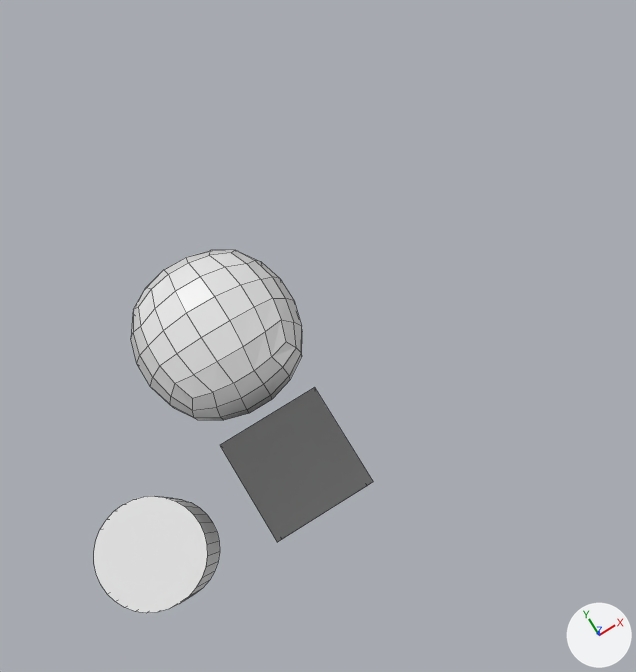
The Blender file assets/blender/SceneExplorerAssets.blend as it was, and as the next commit left it.
The view is the same before and after, from a camera (50 mm lens) standing at (-0.16, -1.0, 16.98) and looking at (1.67, 1.97, -0.1). Lighting does not change. The marker at lower right points along +X, +Y and +Z. Mesh edges are drawn as thin lines.
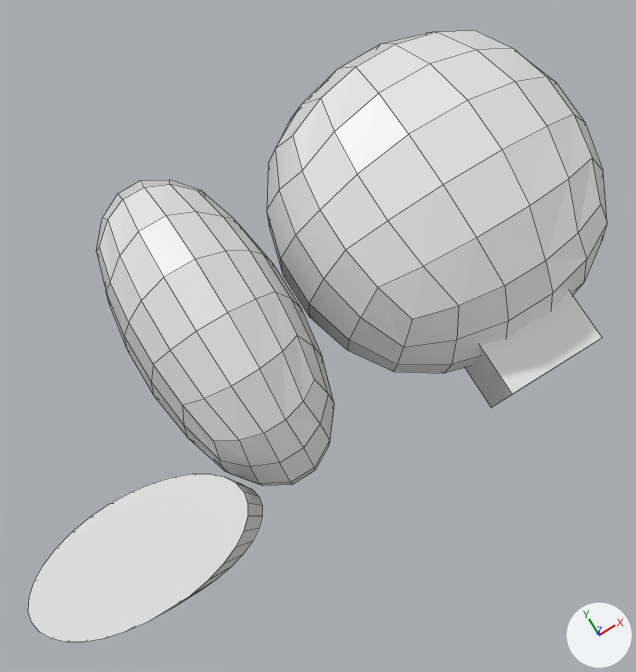
Pixel boxes (x1, y1, x2, y2) of what changed, in the pictures (636 x 672 px):
'Cube.003', added: after (267, 31, 607, 373)
'Cube.001', rescaled (39% wider, 79% taller): before (131, 250, 302, 420); after (96, 180, 334, 485)
'Cylinder', rescaled (85% wider, 43% taller): before (94, 496, 220, 613); after (28, 474, 262, 642)
'Cube', deleted: before (220, 387, 373, 542)
'Cube.002', moved (not visible before): after (465, 290, 602, 407)

What changed in the scene script:
```text
Add me_cube_003:
    me_cube_003.from_pydata(...)  # 152 vertices, 150 faces; spans x -1.61..1.61, y -1.61..1.61, z -1.61..1.61
    me_cube_003.materials.append(mat_material)  # white #e7e7e7
Change ob_cube_002:
    ob_cube_002.location: (0.0, 0.0, 0.0) -> (5.0, 0.0, 0.0)
Remove ob_cube:
    ob_cube = bpy.data.objects.new('Cube', me_cube)
    ob_cube.location = (0.0, 0.0, 0.0)
Change ob_cube_001:
    ob_cube_001.scale: (1.0, 1.0, 1.0) -> (1.0, 2.0, 2.0)
Change ob_cylinder:
    ob_cylinder.scale: (1.0, 1.0, 1.0) -> (2.0, 1.0, 2.0)
Add ob_cube_003:
    ob_cube_003 = bpy.data.objects.new('Cube.003', me_cube_003)
    ob_cube_003.parent = ob_cube_001
    ob_cube_003.matrix_parent_inverse = Matrix(((1.0, 0.0, 0.0, 0.0), (0.0, 1.0, 0.0, -3.0), (0.0, 0.0, 1.0, 0.0), (0.0, 0.0, 0.0, 1.0)))
    ob_cube_003.location = (5.0, 3.0, 0.0)
    ob_cube_003.scale = (2.0, 1.0, 1.0)
```
